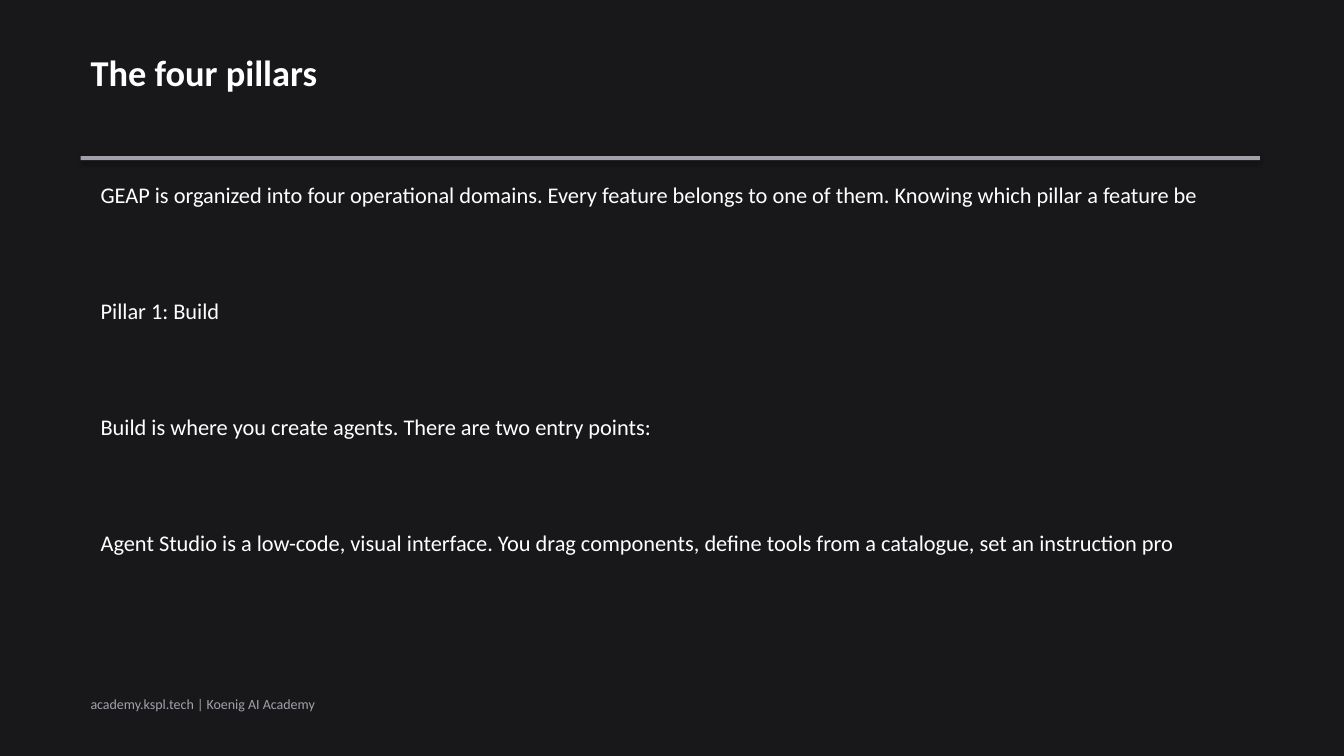
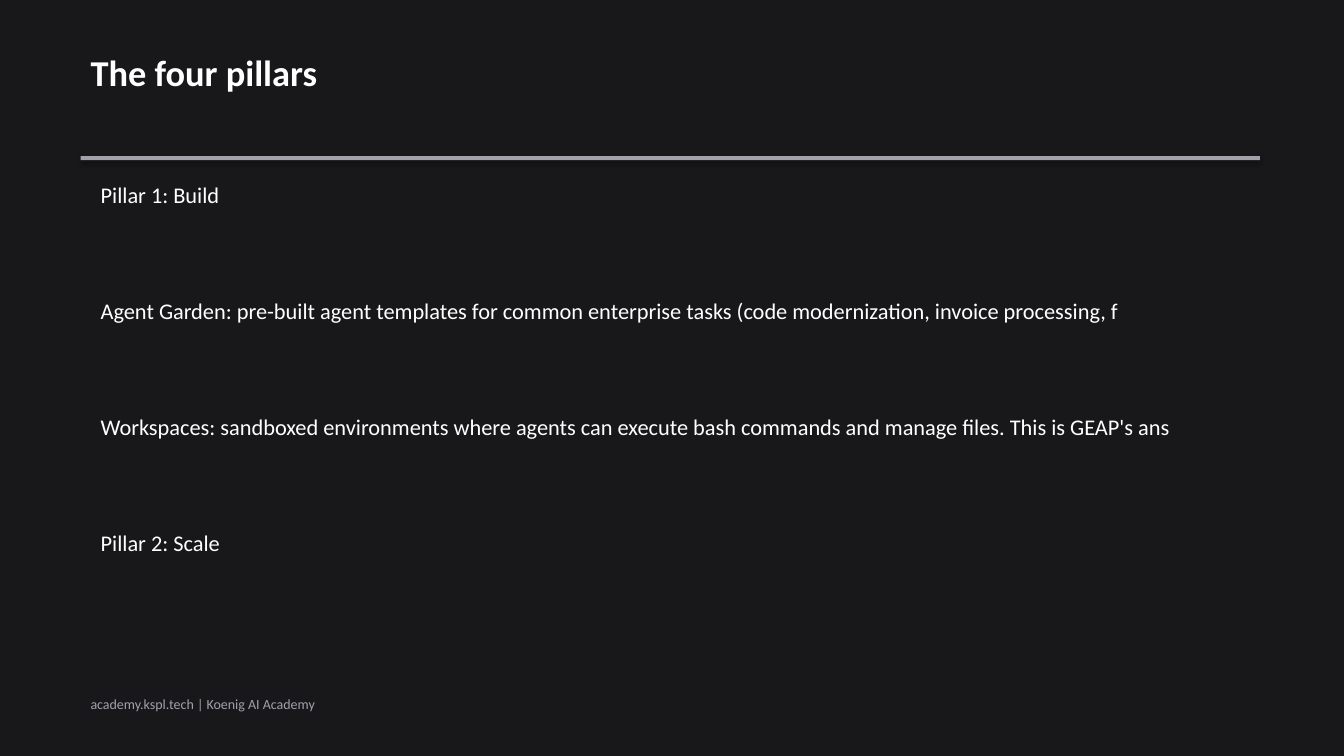
Before and after one commit to Koenig-Solutions-Private-Limited/koenig-ai-org, a slide deck: slide 5 of vault/courses/gemini-enterprise-agents/ch01-slides.pptx. Drawn at 1344x756 pixels with LibreOffice and Linux fonts; fonts in the diff are those of the drawing. Boxes give left, top, right and bottom in pixels: in the first picture for what was removed or moved away, otherwise in the second. Text is boxed around its words. In the diff, an @@ line names an element or a change of style, - is before the commit and + after.

```diff
--- a/vault/courses/gemini-enterprise-agents/ch01-slides.pptx
+++ b/vault/courses/gemini-enterprise-agents/ch01-slides.pptx
@@ text at (101, 187, 219, 203): text changed @@
-GEAP is organized into four operational domains. Every feature belongs to one of them. Knowing which pillar a feature be
+Pillar 1: Build
@@ text at (101, 303, 1118, 323): text changed @@
-Pillar 1: Build
+Agent Garden: pre-built agent templates for common enterprise tasks (code modernization, invoice processing, f
@@ text at (101, 419, 1169, 439): text changed @@
-Build is where you create agents. There are two entry points:
+Workspaces: sandboxed environments where agents can execute bash commands and manage files. This is GEAP's ans
@@ text at (101, 535, 219, 551): text changed @@
-Agent Studio is a low-code, visual interface. You drag components, define tools from a catalogue, set an instruction pro
+Pillar 2: Scale
```
Also in this commit, not shown: 5 other slides changed, 2 slides removed, 2 other files.
